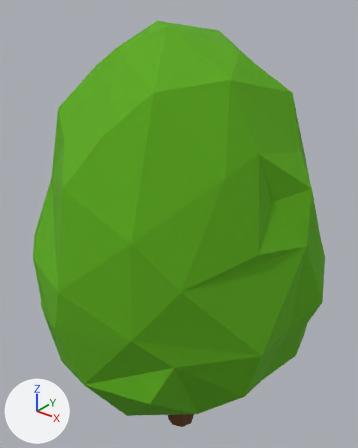
Before and after pictures for a commit that changed the FBX model OlympusUnity/Assets/_Project/Models/Environment/Shrubs/ShrubTreeC.fbx.
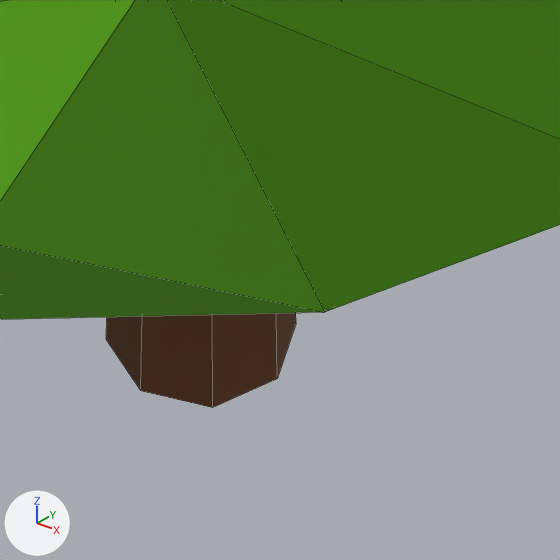
Each version appears first whole from a 50 mm lens placed at (4.04, -5.05, 6.81), pointed at (-0.09, 0.11, 3.62), and next in a close-up on the part from 43% to 64% of the width and 83% to 100% of the height. Arrows for +X, +Y and +Z are at lower left; the lights stay in place. The close-ups show mesh edges as thin lines. Where no turn or scale is listed for an object, it has been applied to the vertices.

The older version as bpy lines, for what is in view:
```python
me_cylinder_008 = bpy.data.meshes.new('Cylinder.008')
me_cylinder_008.from_pydata(...)  # 117 vertices, 206 faces; spans x -2.1..2.17, y -2.23..2.11, z 0.0..6.39
# faces by material slot: [198, 8]
me_cylinder_008.materials.append(mat_shrubleaves_mtl)  # green #59aa09
me_cylinder_008.materials.append(mat_woodbark_mtl)  # brown #633d21
ob_shrubtreec_geo = bpy.data.objects.new('ShrubTreeC_geo', me_cylinder_008)
ob_shrubtreec_geo.location = (0.0, 0.0, 0.0)
```
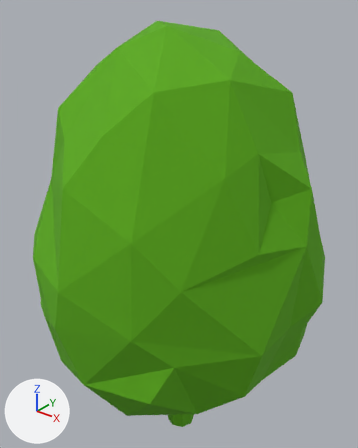
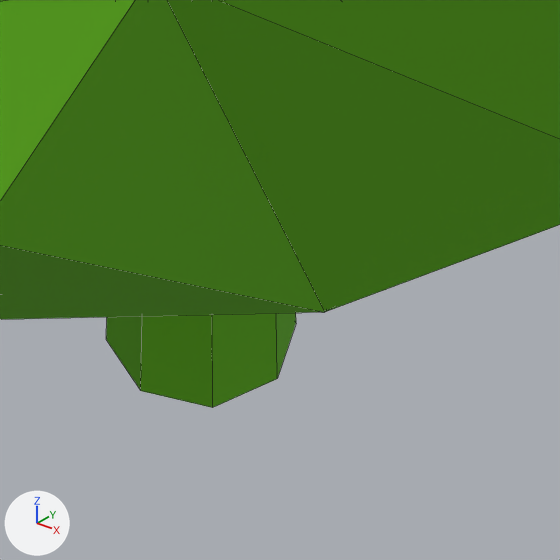
Edits to the scene script, one JSON object a line:
```json
{"block": "me_cylinder_008", "where": "me_cylinder_008.from_pydata(...)  # 117 vertices, 206 faces; spans x -2.1..2.17, y -2.23..2.11, z 0.0..6.39"}
{"block": "me_cylinder_008", "where": "# used by ob_shrubtreec_geo; location = (0.0, 0.0, 0.0)"}
{"block": "me_cylinder_008", "change": "me_cylinder_008 part 1: all 8 faces that had it switch from mat_woodbark_mtl (brown #633d21) to mat_shrubleaves_mtl (green #59aa09)"}
```

Pixel boxes (x1, y1, x2, y2) of what changed, in the close-ups (560 x 560 px):
```json
{"part": 1, "of": "me_cylinder_008", "change": "recoloured", "before": [106, 313, 296, 408], "after": [106, 313, 296, 408], "on screen": "brown to green"}
```
